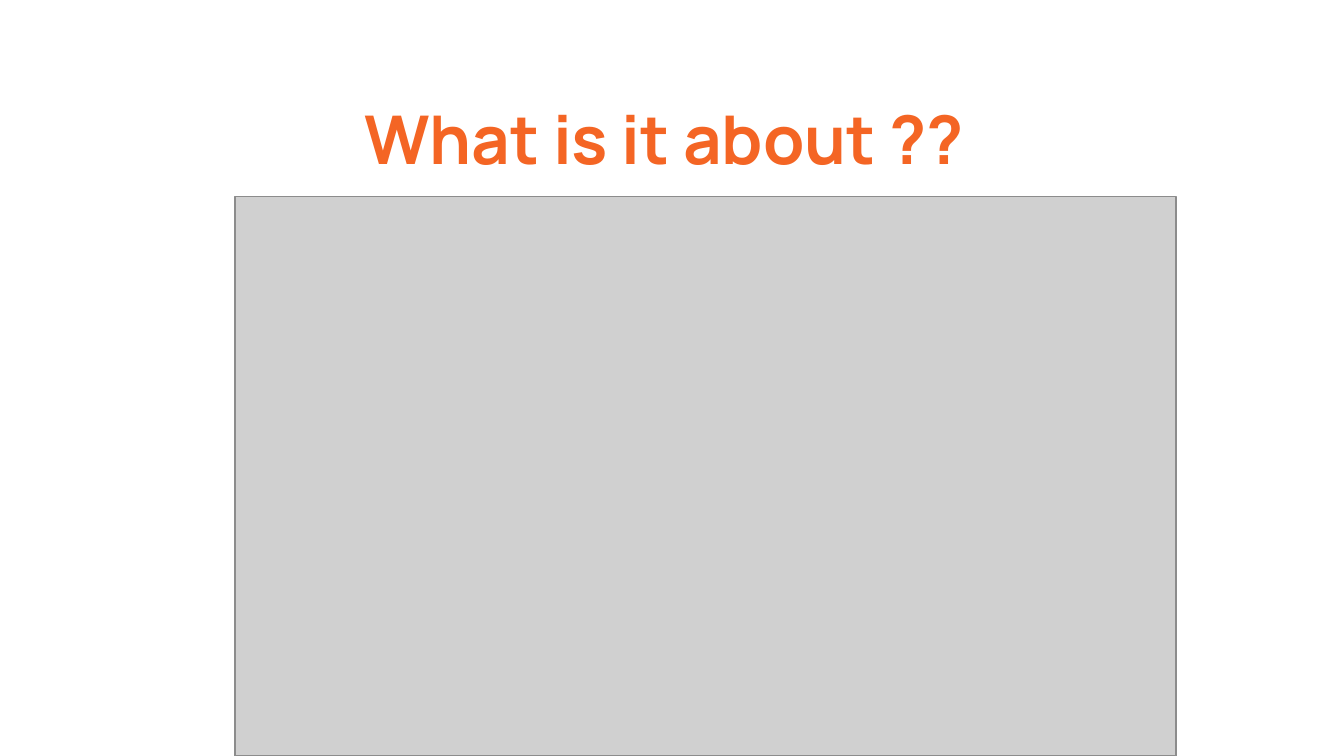
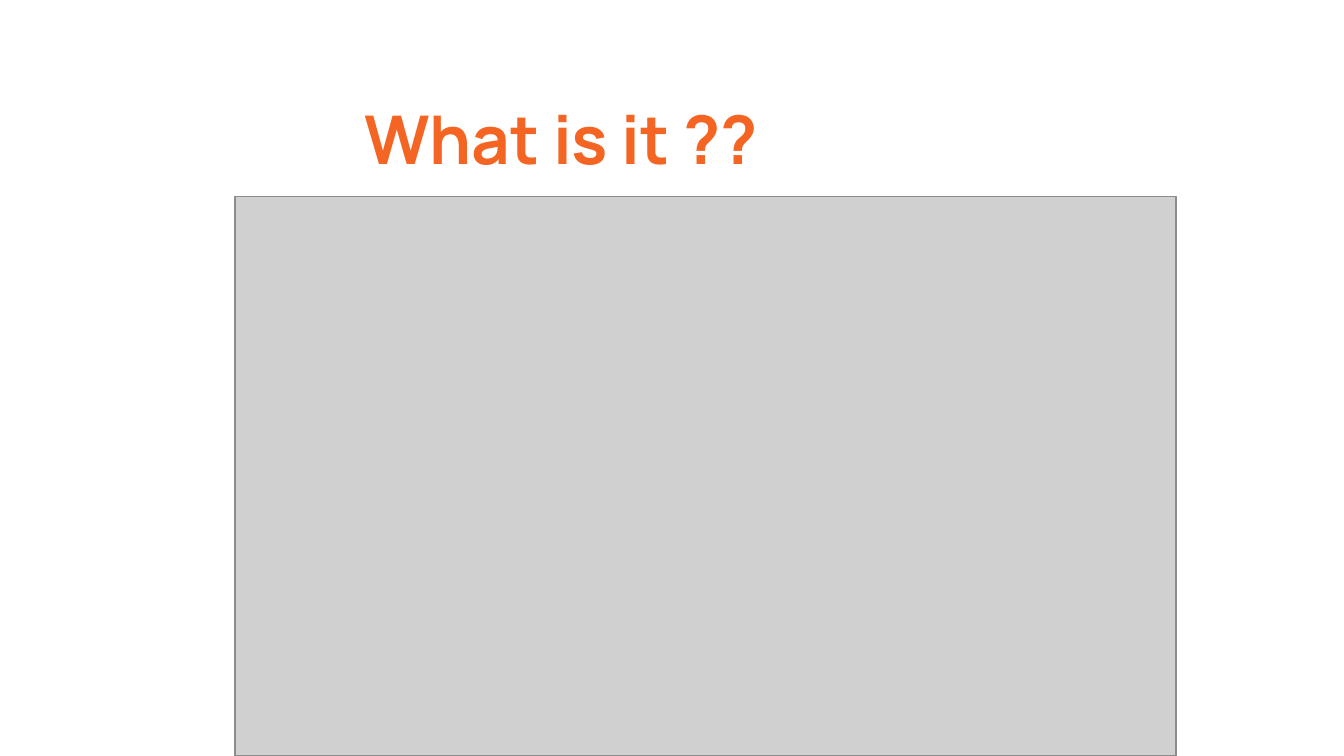
Before and after one commit to CzyDevp/EV-Reservation, a slide deck: slide 2 of Docs/final-ppt-project.pptx. Drawn at 1344x756 pixels with LibreOffice and Linux fonts; fonts in the diff are those of the drawing; grey boxes stand for pictures. Boxes give left, top, right and bottom in pixels: in the first picture for what was removed or moved away, otherwise in the second. Text is boxed around its words. In the diff, an @@ line names an element or a change of style, - is before the commit and + after.

```diff
--- a/Docs/final-ppt-project.pptx
+++ b/Docs/final-ppt-project.pptx
@@ title at (364, 114, 670, 165): text changed @@
-What is it about ??
+What is it ??
```
Also in this commit, not shown: 18 other files.
